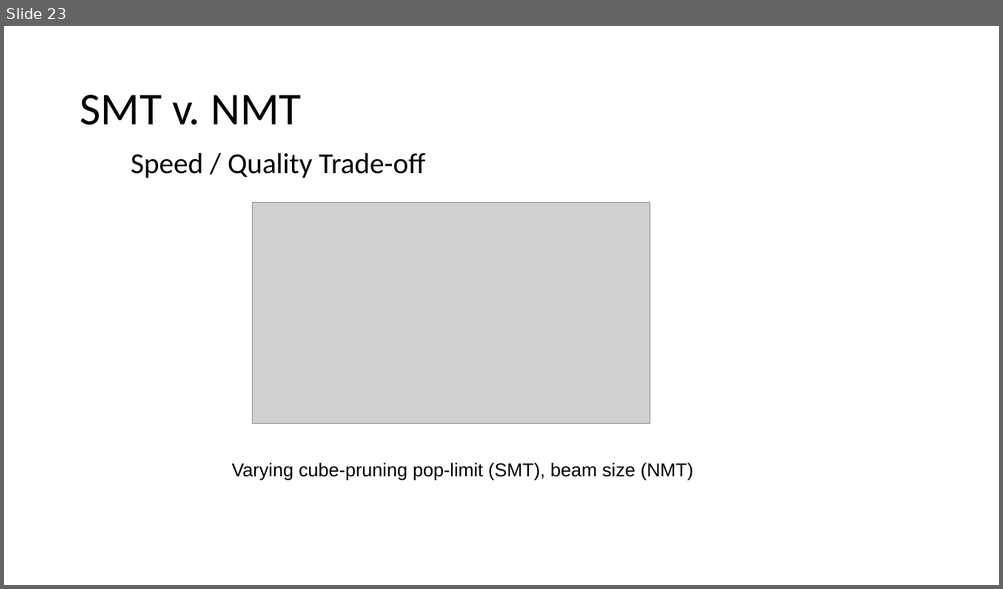
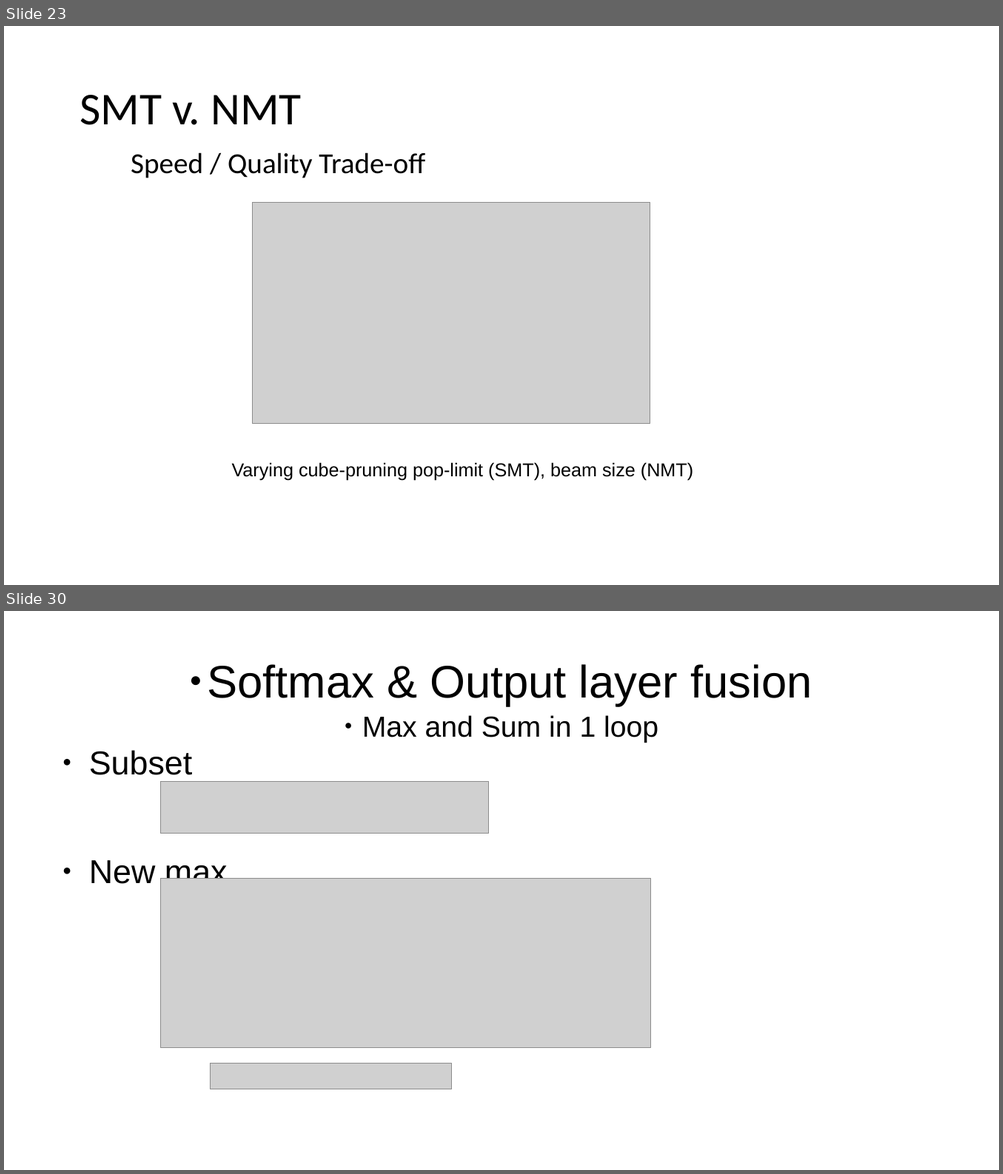
Before and after one commit to hieuhoang/papers, a slide deck: ms.2019/smt.pptx. Shown one above the other, each under a label of ours: slide 23 before the commit, slides 23 and 30 after it; the slides between them are not shown. The pictures are 1003x589 and 1003x1174 pixels, drawn with LibreOffice and Linux fonts; fonts in the diff are those of the drawing; grey boxes stand for pictures; background and template pictures are left out. Boxes give left, top, right and bottom in pixels: in the first picture for what was removed or moved away, otherwise in the second. Text is boxed around its words. In the diff, an @@ line names an element or a change of style, - is before the commit and + after.

```diff
--- a/ms.2019/smt.pptx
+++ b/ms.2019/smt.pptx
@@ slide 30 added at (4,611,999,1170), background #FFFFFF @@
@@ text added at (207,664,812,706), 44 pt, text #000000 @@
+● Softmax & Output layer fusion
@@ text added at (362,715,658,743), 28 pt, text #000000 @@
+● Max and Sum in 1 loop
@@ text added at (89,750,227,884), 32 pt, text #000000 @@
+● Subset
+● New max
@@ picture added at (160,782,488,834) @@
@@ picture added at (160,878,650,1048) @@
@@ picture added at (210,1064,452,1089) @@
```
Also in this commit, not shown: 2 slides changed, 23 other slides added, 2 other files.
